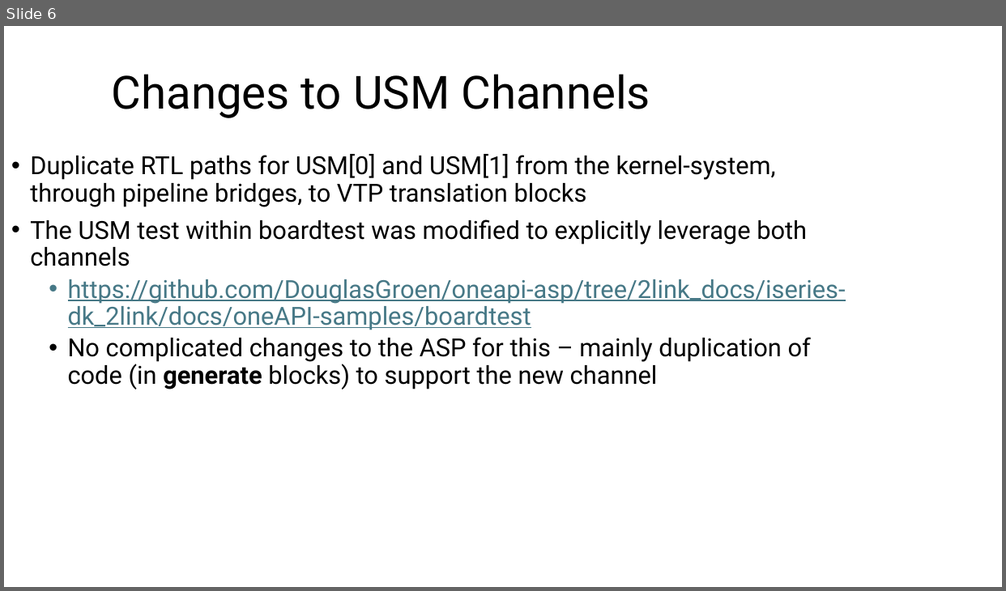
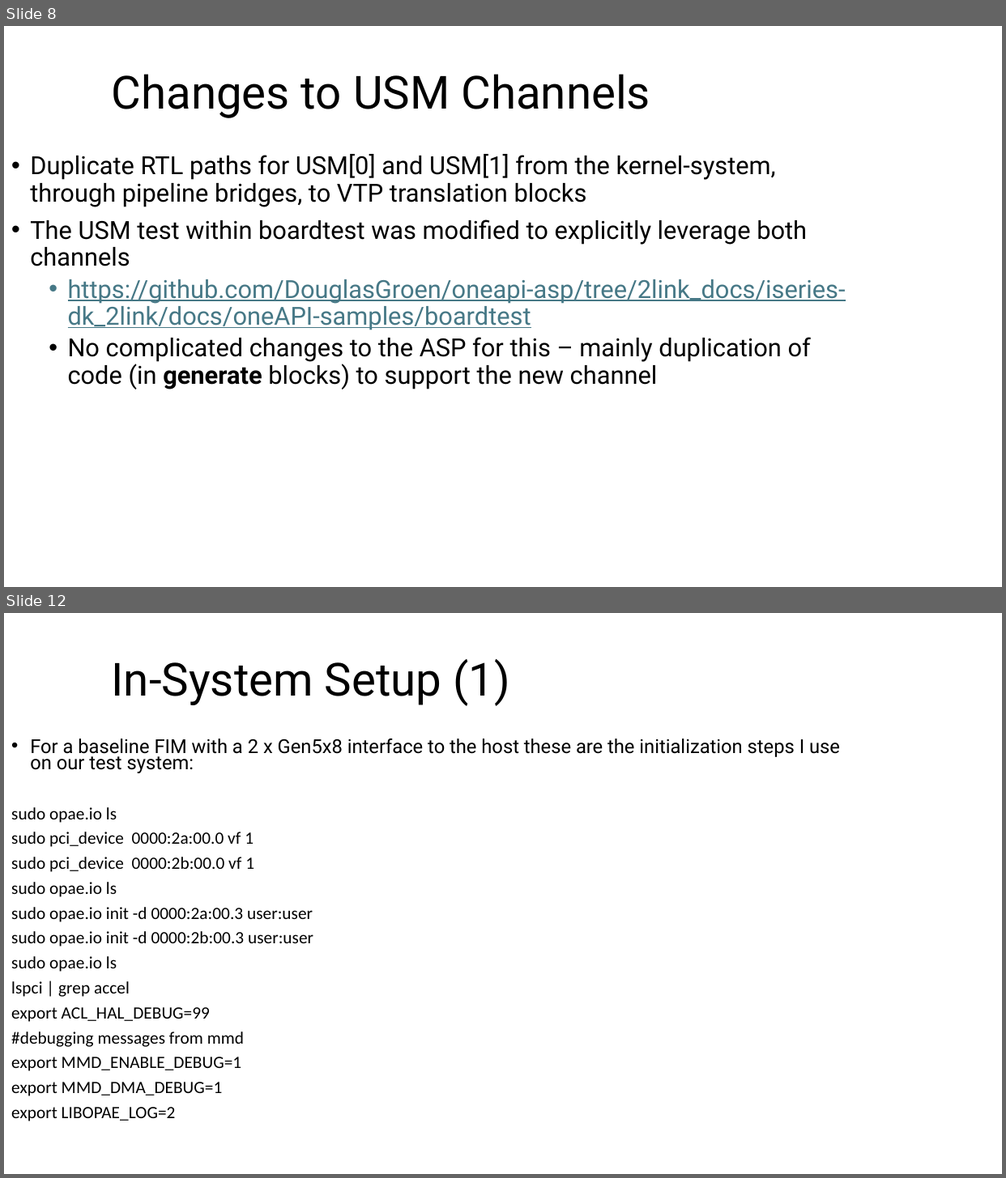
Before and after one commit to DouglasGroen/oneapi-asp, a slide deck: iseries-dk_2link/docs/ofs-asp-multilink-info.pptx. Shown one above the other, each under a label of ours: slide 6 before the commit, slides 8 and 12 after it; the slides between them are not shown. The pictures are 1006x591 and 1006x1178 pixels, drawn with LibreOffice and Linux fonts; fonts in the diff are those of the drawing. Boxes give left, top, right and bottom in pixels: in the first picture for what was removed or moved away, otherwise in the second. Text is boxed around its words. In the diff, an @@ line names an element or a change of style, - is before the commit and + after.

```diff
--- a/iseries-dk_2link/docs/ofs-asp-multilink-info.pptx
+++ b/iseries-dk_2link/docs/ofs-asp-multilink-info.pptx
@@ slide 12 added at box(4, 613, 1002, 1174), background #FFFFFF @@
@@ title added at box(112, 659, 511, 706), 44 pt, text #000000 @@
+In-System Setup (1)
@@ text added at box(11, 739, 840, 1122), 16.6 pt, text #000000 @@
+• For a baseline FIM with a 2 x Gen5x8 interface to the host these are the initialization steps I use on our test system:
+sudo opae.io ls
+sudo pci_device 0000:2a:00.0 vf 1
+sudo pci_device 0000:2b:00.0 vf 1
+sudo opae.io ls
+sudo opae.io init -d 0000:2a:00.3 user:user
+sudo opae.io init -d 0000:2b:00.3 user:user
+sudo opae.io ls
+lspci | grep accel
+export ACL_HAL_DEBUG=99
+#debugging messages from mmd
+export MMD_ENABLE_DEBUG=1
+export MMD_DMA_DEBUG=1
+export LIBOPAE_LOG=2
@@ what was slide 6 is now slide 8 @@
```
Also in this commit, not shown: 1 slide changed, 6 other slides added.
